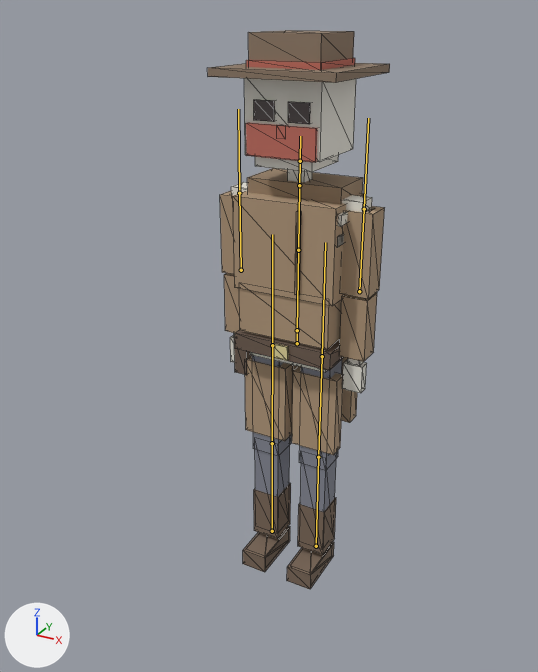
Two versions of the glTF model games/builder/assets/hero-ranged.glb, one commit apart.
Camera for both pictures: a 50 mm camera at (1.093, -2.197, 2.055) aimed at (-0.084, -0.057, 0.984). Lighting does not change. The marker at lower left points along +X, +Y and +Z. The picture after the commit comes second. The bones that bend it are drawn over the model as lines. Mesh edges are drawn as thin lines.

The first picture shows 'HeroRangerMesh'.
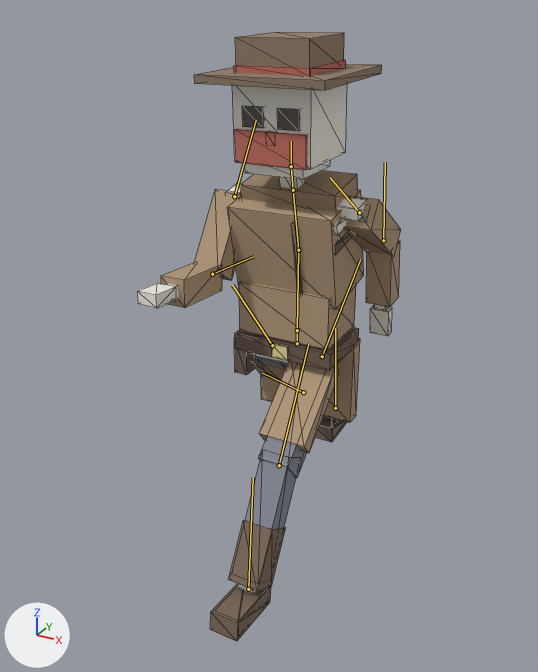
The newer file adds an action. The first version stands in its rest pose; the second is drawn at frame 0 of the action 'Run'.

Location of each change, (x1, y1, x2, y2) in pixels of the pictures (538 x 672 px):
'HeroRangerMesh', posed (45% wider, 9% taller)
    before: (208, 30, 390, 589)
    after: (137, 32, 401, 641)
bone 'chest', root to tip
    before: (298, 250) to (299, 185)
    after: (298, 250) to (293, 190)
bone 'head', root to tip
    before: (300, 161) to (300, 136)
    after: (291, 166) to (291, 141)
bone 'upperArm_L', root to tip
    before: (364, 209) to (368, 118)
    after: (359, 212) to (330, 177)
bone 'forearm_L', root to tip
    before: (359, 291) to (364, 209)
    after: (383, 240) to (385, 162)
bone 'upperArm_R', root to tip
    before: (239, 193) to (238, 109)
    after: (234, 196) to (256, 120)
bone 'forearm_R', root to tip
    before: (241, 270) to (239, 193)
    after: (212, 274) to (253, 256)
bone 'upperLeg_L', root to tip
    before: (322, 356) to (325, 242)
    after: (322, 356) to (360, 259)
bone 'lowerLeg_L', root to tip
    before: (318, 457) to (322, 356)
    after: (279, 465) to (308, 344)
bone 'foot_L', root to tip
    before: (316, 546) to (318, 457)
    after: (248, 589) to (253, 477)
bone 'upperLeg_R', root to tip
    before: (272, 345) to (272, 234)
    after: (272, 345) to (232, 285)
bone 'lowerLeg_R', root to tip
    before: (272, 443) to (272, 345)
    after: (303, 392) to (262, 373)
bone 'foot_R', root to tip
    before: (272, 531) to (272, 443)
    after: (335, 408) to (335, 328)

What changed in the scene script:
```text
Change bone_chest:
    where bone_chest = bpy.data.objects['HeroRangerRig'].pose.bones['chest']  # child of 'spine'
    bone_chest.rotation_quaternion: (1.0, 0.0, 0.0, 0.0) -> (0.995, 0.105, 0.0, 0.0)  # degrees (0, 0, 0) -> degrees (12, 0, 0)
Change bone_head:
    where bone_head = bpy.data.objects['HeroRangerRig'].pose.bones['head']  # child of 'neck'
    bone_head.rotation_quaternion: (1.0, 0.0, 0.0, 0.0) -> (0.996, -0.087, 0.0, 0.0)  # degrees (0, 0, 0) -> degrees (-10, 0, 0)
Change bone_upperarm_l:
    where bone_upperarm_l = bpy.data.objects['HeroRangerRig'].pose.bones['upperArm_L']  # child of 'chest'
    bone_upperarm_l.rotation_quaternion: (1.0, 0.0, 0.0, 0.0) -> (0.924, 0.383, 0.0, 0.0)  # degrees (0, 0, 0) -> degrees (45, 0, 0)
Change bone_forearm_l:
    where bone_forearm_l = bpy.data.objects['HeroRangerRig'].pose.bones['forearm_L']  # child of 'upperArm_L'
    bone_forearm_l.rotation_quaternion: (1.0, 0.0, 0.0, 0.0) -> (0.906, -0.423, 0.0, 0.0)  # degrees (0, 0, 0) -> degrees (-50, 0, 0)
Change bone_upperarm_r:
    where bone_upperarm_r = bpy.data.objects['HeroRangerRig'].pose.bones['upperArm_R']  # child of 'chest'
    bone_upperarm_r.rotation_quaternion: (1.0, 0.0, 0.0, 0.0) -> (0.924, -0.383, 0.0, 0.0)  # degrees (0, 0, 0) -> degrees (-45, 0, 0)
Change bone_forearm_r:
    where bone_forearm_r = bpy.data.objects['HeroRangerRig'].pose.bones['forearm_R']  # child of 'upperArm_R'
    bone_forearm_r.rotation_quaternion: (1.0, 0.0, 0.0, 0.0) -> (0.866, -0.5, 0.0, 0.0)  # degrees (0, 0, 0) -> degrees (-60, 0, 0)
Change bone_upperleg_l:
    where bone_upperleg_l = bpy.data.objects['HeroRangerRig'].pose.bones['upperLeg_L']  # child of 'hips'
    bone_upperleg_l.rotation_quaternion: (1.0, 0.0, 0.0, 0.0) -> (0.906, -0.423, 0.0, 0.0)  # degrees (0, 0, 0) -> degrees (-50, 0, 0)
Change bone_lowerleg_l:
    where bone_lowerleg_l = bpy.data.objects['HeroRangerRig'].pose.bones['lowerLeg_L']  # child of 'upperLeg_L'
    bone_lowerleg_l.rotation_quaternion: (1.0, 0.0, 0.0, 0.0) -> (0.985, 0.174, 0.0, 0.0)  # degrees (0, 0, 0) -> degrees (20, 0, 0)
Change bone_foot_l:
    where bone_foot_l = bpy.data.objects['HeroRangerRig'].pose.bones['foot_L']  # child of 'lowerLeg_L'
    bone_foot_l.rotation_quaternion: (1.0, 0.0, 0.0, 0.0) -> (0.976, 0.216, 0.0, 0.0)  # degrees (0, 0, 0) -> degrees (25, 0, 0)
Change bone_upperleg_r:
    where bone_upperleg_r = bpy.data.objects['HeroRangerRig'].pose.bones['upperLeg_R']  # child of 'hips'
    bone_upperleg_r.rotation_quaternion: (1.0, 0.0, 0.0, 0.0) -> (0.94, 0.342, 0.0, 0.0)  # degrees (0, 0, 0) -> degrees (40, 0, 0)
Change bone_lowerleg_r:
    where bone_lowerleg_r = bpy.data.objects['HeroRangerRig'].pose.bones['lowerLeg_R']  # child of 'upperLeg_R'
    bone_lowerleg_r.rotation_quaternion: (1.0, 0.0, 0.0, 0.0) -> (0.991, 0.131, 0.0, 0.0)  # degrees (0, 0, 0) -> degrees (15, 0, 0)
Change bone_foot_r:
    where bone_foot_r = bpy.data.objects['HeroRangerRig'].pose.bones['foot_R']  # child of 'lowerLeg_R'
    bone_foot_r.rotation_quaternion: (1.0, 0.0, 0.0, 0.0) -> (0.906, -0.423, 0.0, 0.0)  # degrees (0, 0, 0) -> degrees (-50, 0, 0)
```
